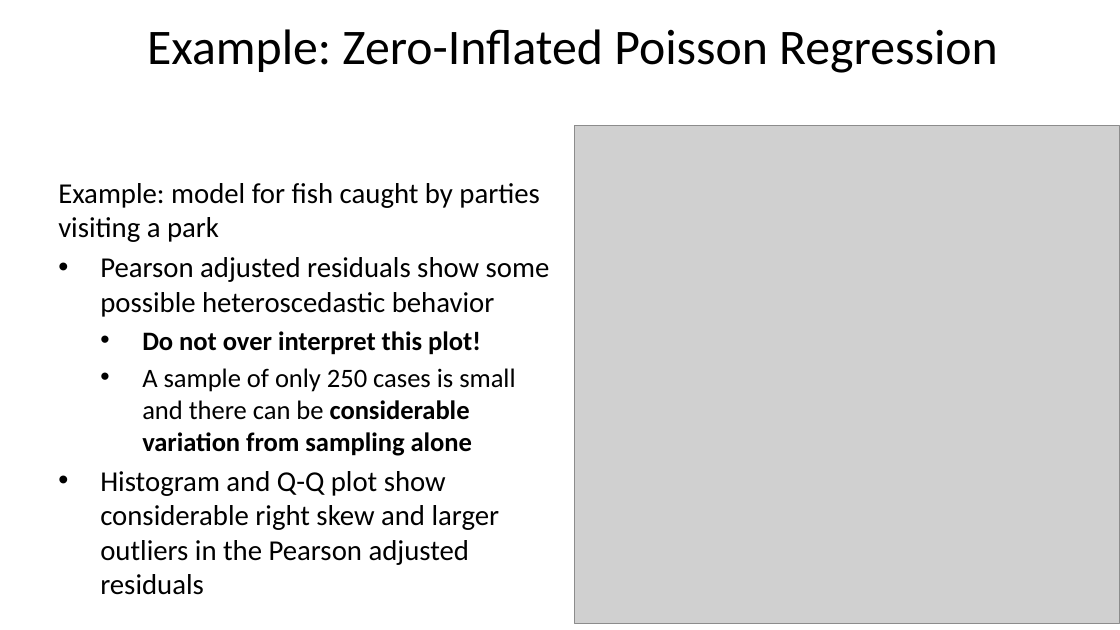
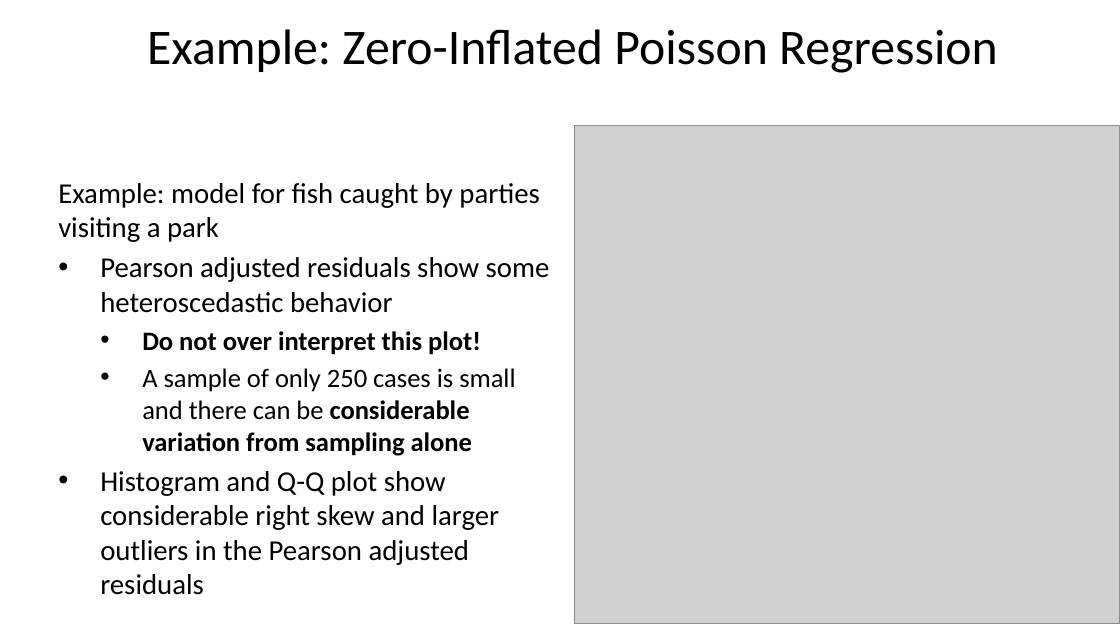
Before and after one commit to StephenElston/CSCI-E-83, a slide deck: slide 18 of LectureSlides/10b_ModelsFor OutliersAndOverdispersion.pptx. Drawn at 1120x630 pixels with LibreOffice and Linux fonts; fonts in the diff are those of the drawing; grey boxes stand for pictures. Boxes give left, top, right and bottom in pixels: in the first picture for what was removed or moved away, otherwise in the second. Text is boxed around its words. In the diff, an @@ line names an element or a change of style, - is before the commit and + after.

```diff
--- a/LectureSlides/10b_ModelsFor OutliersAndOverdispersion.pptx
+++ b/LectureSlides/10b_ModelsFor OutliersAndOverdispersion.pptx
@@ text at (100,257,550,313): text changed @@
-• Pearson adjusted residuals show some possible heteroscedastic behavior
+• Pearson adjusted residuals show some heteroscedastic behavior
```
Also in this commit, not shown: 6 other slides changed.
